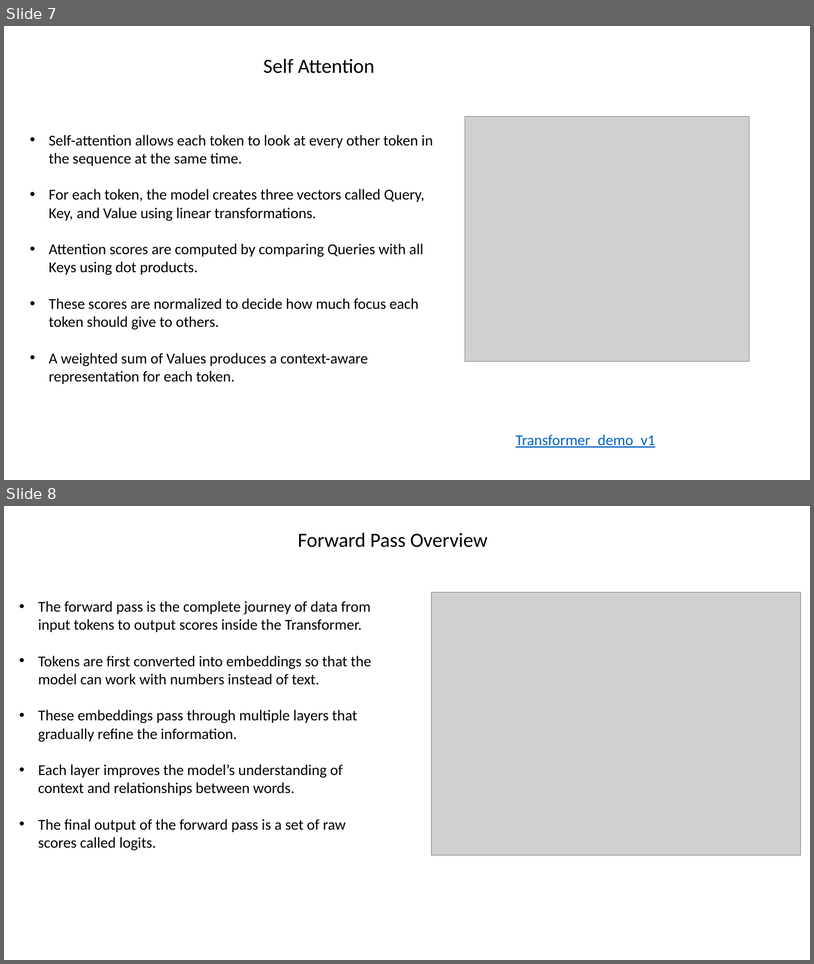
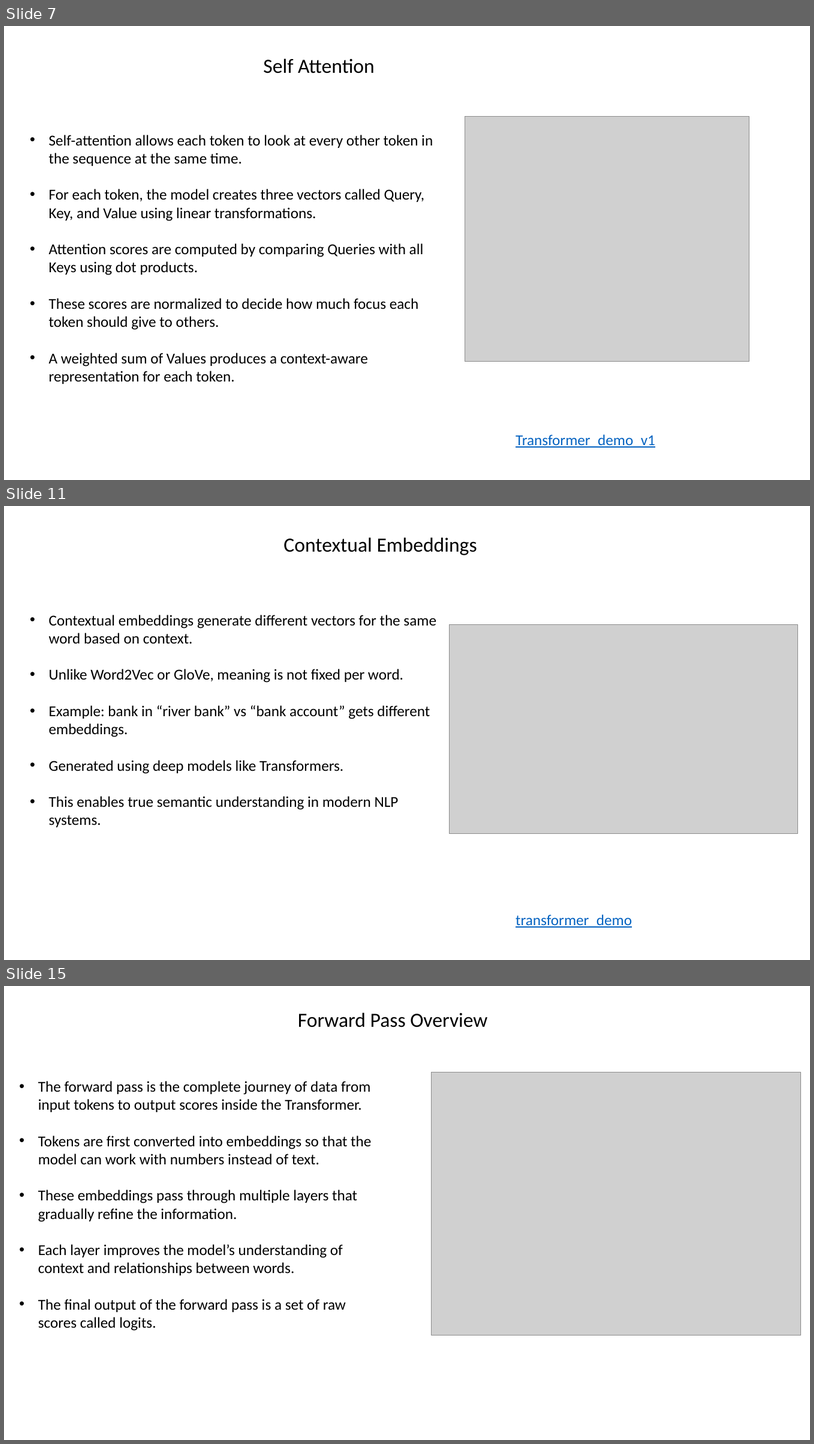
Before and after one commit to varunchach/transformers_demo, a slide deck: Transformers_LLM_Theory.pptx. Shown one above the other, each under a label of ours: slides 7 and 8 before the commit, slides 7, 11 and 15 after it; the slides between them are not shown. The pictures are 814x964 and 814x1444 pixels, drawn with LibreOffice and Linux fonts; fonts in the diff are those of the drawing; grey boxes stand for pictures. Boxes give left, top, right and bottom in pixels: in the first picture for what was removed or moved away, otherwise in the second. Text is boxed around its words. In the diff, an @@ line names an element or a change of style, - is before the commit and + after.

```diff
--- a/Transformers_LLM_Theory.pptx
+++ b/Transformers_LLM_Theory.pptx
@@ slide 11 added at <box>4,506,810,960</box>, background #FFFFFF @@
@@ text added at <box>284,537,477,555</box>, 24 pt, text #000000 @@
+Contextual Embeddings
@@ text added at <box>49,615,437,827</box>, 18 pt, text #000000 @@
+• Contextual embeddings generate different vectors for the same word based on context.
+• Unlike Word2Vec or GloVe, meaning is not fixed per word.
+• Example: bank in “river bank” vs “bank account” gets different embeddings.
+• Generated using deep models like Transformers.
+• This enables true semantic understanding in modern NLP systems.
@@ picture added at <box>450,625,798,834</box> @@
@@ text added at <box>516,914,632,927</box>, 18 pt, text #0563C1, underline @@
+transformer_demo
@@ what was slide 8 is now slide 15 @@
```
Also in this commit, not shown: 11 other slides added.
